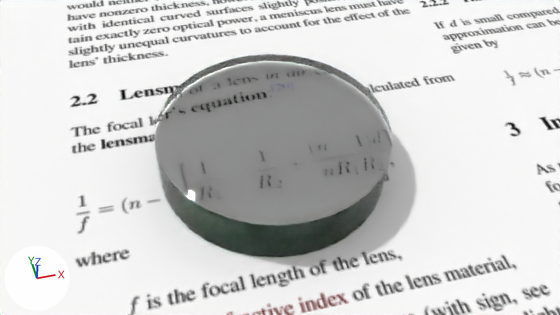
The Blender file DomeMag.blend: old version first, new version second.
Before and after are seen from the file's camera 'Camera'. Arrows for +X, +Y and +Z are at lower left; the lights stay in place.
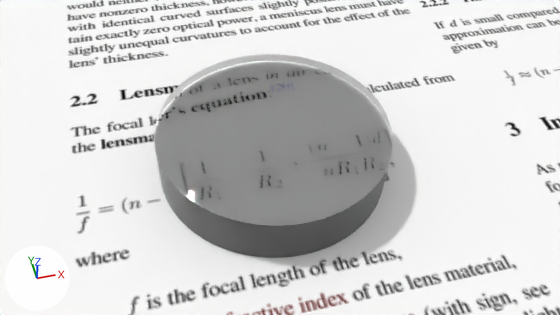
Patch to the scene script:
```diff
--- a/DomeMag.blend.py
+++ b/DomeMag.blend.py
@@ mat_material @@
+mat_material = bpy.data.materials.new('Material')
+# nodes: BsdfDiffuse, BsdfGlass, BsdfTranslucent, MixShader, OutputMaterial
@@ me_sphere_002 @@
 # used by ob_sphere; location = (-0.851, -1.136, -0.751)
-me_sphere_002.from_pydata(...)  # 289 vertices, 289 faces; spans x -0.383..0.383, y -0.383..0.383, z 0.758..1.0
+me_sphere_002.from_pydata(...)  # 1153 vertices, 1153 faces; spans x -0.383..0.383, y -0.383..0.383, z 0.757..1.0
+# me_sphere_002 part 1: 32 vertices moved from x -0.383..0.383, y -0.383..0.383, z 0.758 to x -0.383..0.383, y -0.383..0.383, z 0.757; 864 vertices added at x -0.382..0.382, y -0.382..0.382, z 0.757..0.999
 me_sphere_002.materials.append(mat_material_glass)
+me_sphere_002.materials.append(mat_material)
```

Boxes [x1, y1, x2, y2] around the edits, measured in the pictures (560 x 315 px):
'Sphere', reshaped: before [155, 54, 393, 257]; after [154, 54, 393, 258]
part 1 of me_sphere_002, built on: before [159, 166, 383, 257]; after [154, 54, 393, 258]
